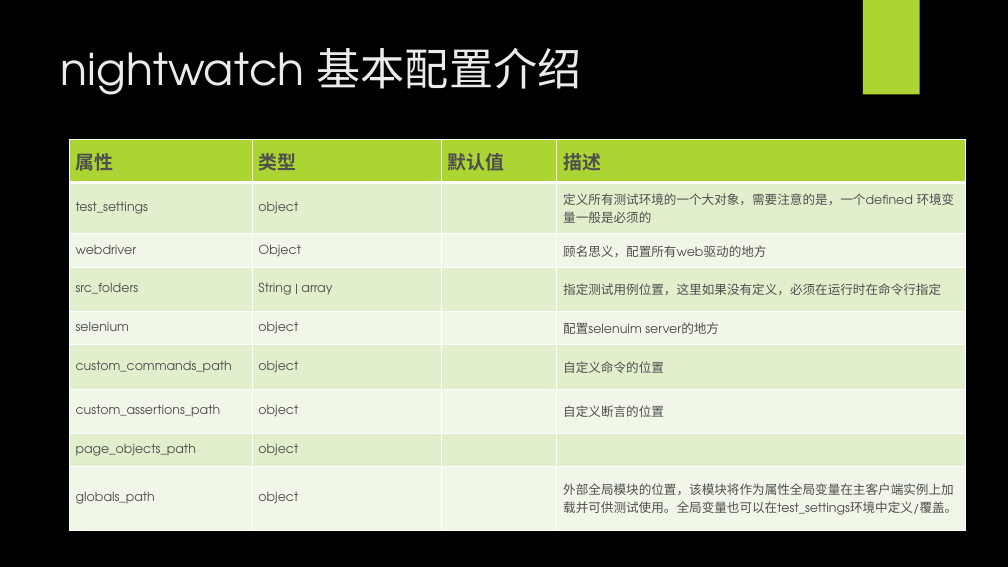
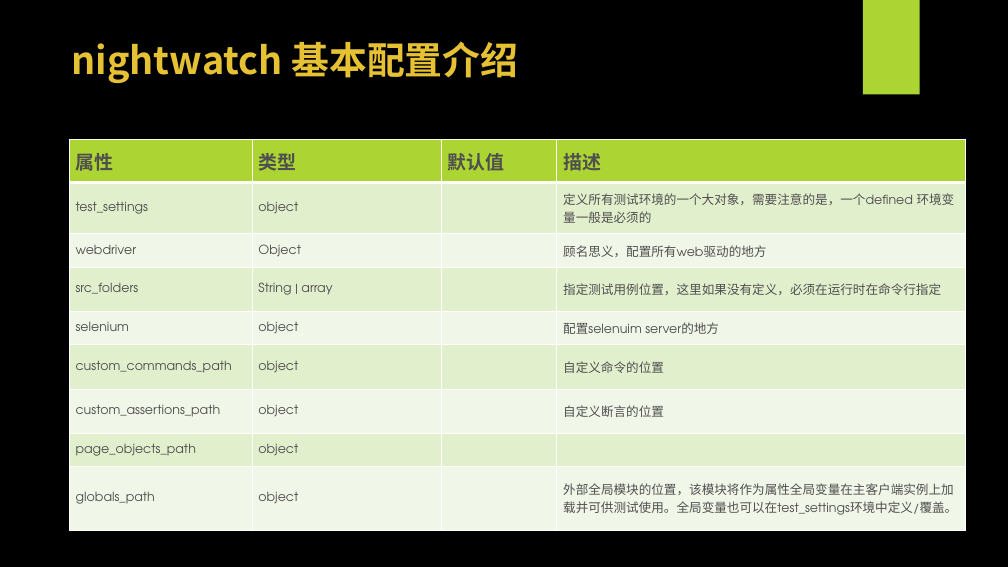
Before and after one commit to WangEbo/auto-test, a slide deck: slide 17 of 王博书的分享/自动化测试.pptx (slide 16 before the commit). Drawn at 1008x567 pixels with LibreOffice and Linux fonts; fonts in the diff are those of the drawing; background and template pictures are left out. Boxes give left, top, right and bottom in pixels: in the first picture for what was removed or moved away, otherwise in the second. Text is boxed around its words. In the diff, an @@ line names an element or a change of style, - is before the commit and + after.

```diff
--- a/王博书的分享/自动化测试.pptx
+++ b/王博书的分享/自动化测试.pptx
@@ text "nightwatch 基本配置介绍": place and size @@
-text "nightwatch 基本配置介绍" at [61, 48, 582, 95]
+text "nightwatch 基本配置介绍" at [71, 41, 519, 83]
@@ text "nightwatch 基本配置介绍" at [71, 41, 519, 83]: size 42 to 36 pt, font TeX Gyre Adventor to Noto Sans CJK SC, text colour #EBEBEB to #E6C133, bold on @@
```
Also in this commit, not shown: 13 other slides changed, 3 slides added, 6 other files.
